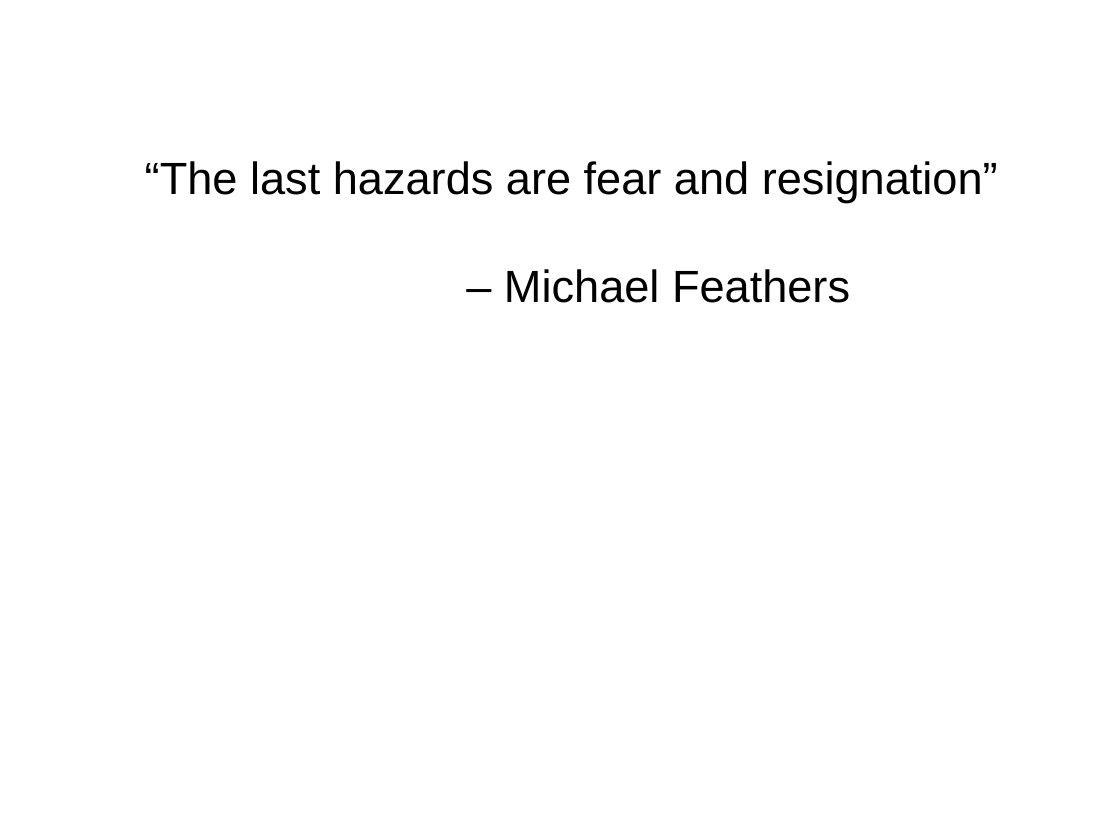
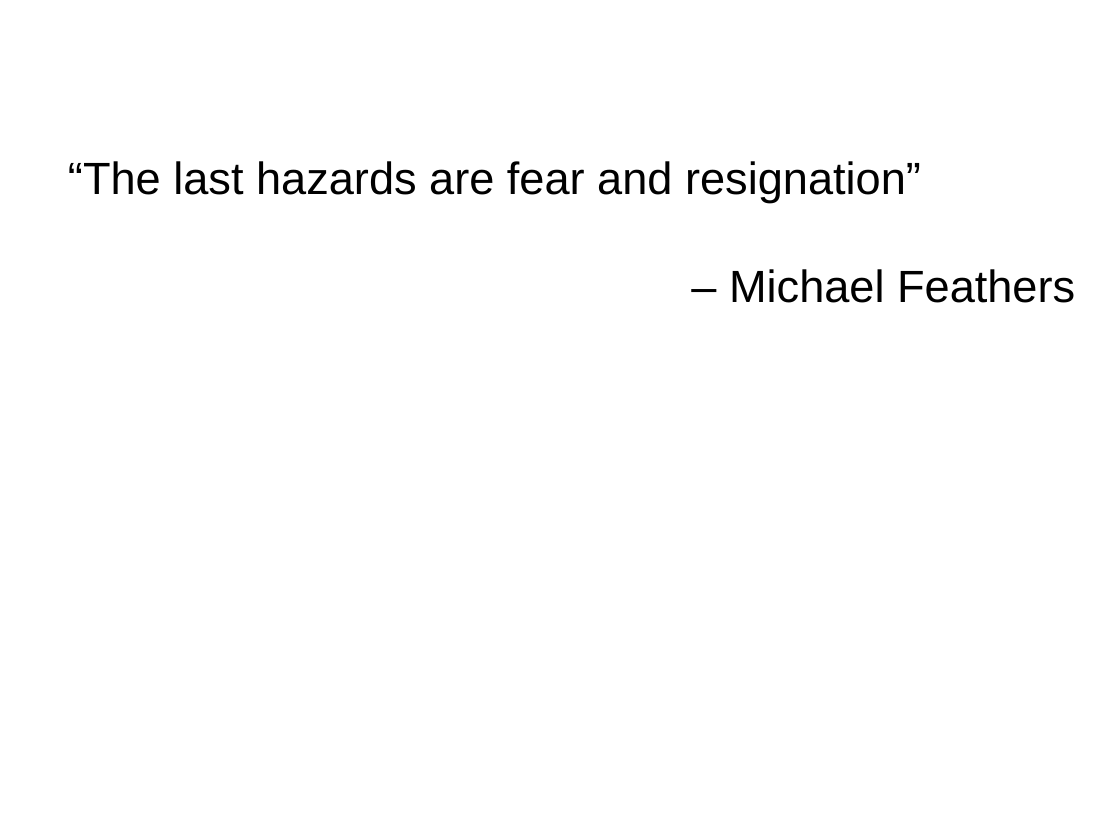
Before and after one commit to HamletDRC/presentations, a slide deck: slide 19 of newideasforoldcode/NewIdeasForOldCode_Confess2011.odp (slide 13 before the commit). Drawn at 1120x840 pixels with LibreOffice and Linux fonts; fonts in the diff are those of the drawing; background and template pictures are left out. Boxes give left, top, right and bottom in pixels: in the first picture for what was removed or moved away, otherwise in the second. Text is boxed around its words. In the diff, an @@ line names an element or a change of style, - is before the commit and + after.

```diff
--- a/newideasforoldcode/NewIdeasForOldCode_Confess2011.odp
+++ b/newideasforoldcode/NewIdeasForOldCode_Confess2011.odp
@@ subtitle at bbox=[68, 161, 921, 202]: alignment centre to left @@
```
Also in this commit, not shown: 6 slides added, 1 other file.
